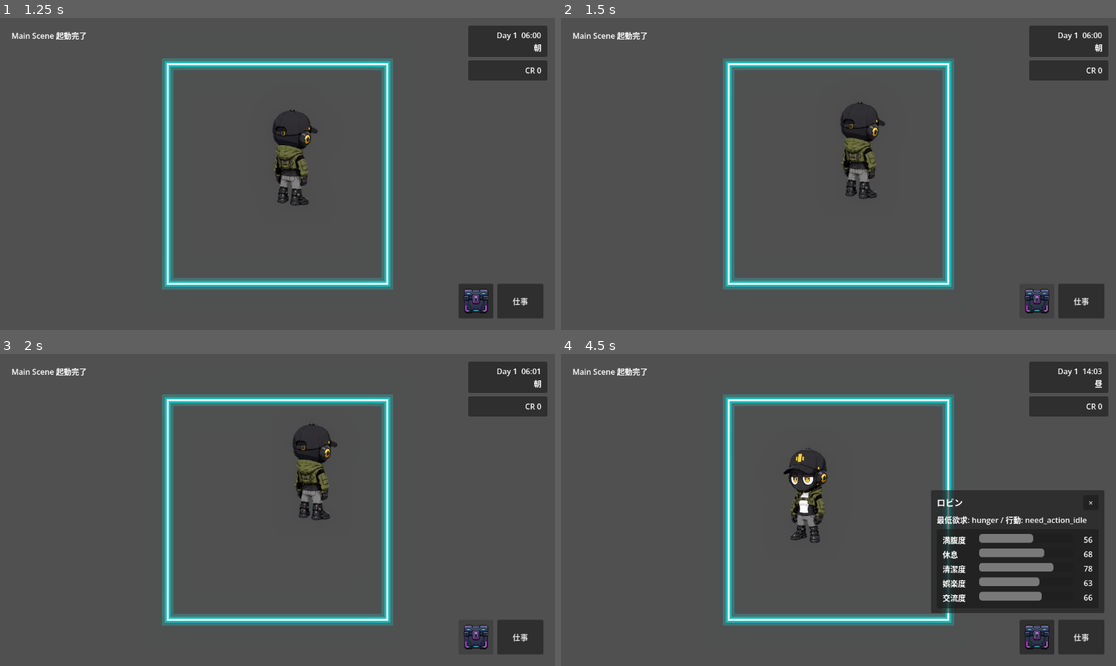
Above: before the commit, frames 1-4 (two rows, left to right).
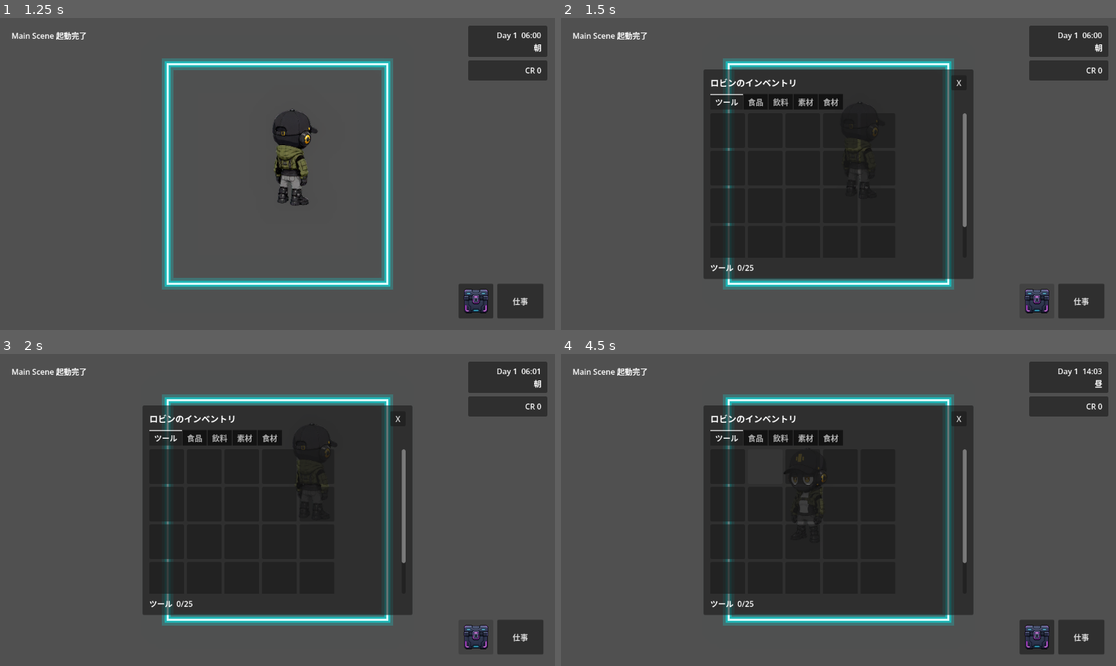
Above: after the commit, the same moments.

Repository: grimoire1089-coder/optimistic
Game: Godot game, scene res://Scenes/Boot/TitleScene.tscn
Two runs of this game, one before a commit and one after it. Both use one fixed random seed, a clock stepped at 60 frames per second and the inputs below.
Inputs (mouse positions are in pixels of both pictures, inside the frame that each line leads up to):
- Up to frame 1 (1.25 s): click "はじめる" at 0.5 s
- Up to frame 2 (1.5 s): click (1038, 301) at 1.25 s
- Up to frame 3 (2 s): no input
- Up to frame 4 (4.5 s): click "仕事" at 2 s; click "仕事001 8時間" at 2.75 s; click (727, 466) at 3.52 s; click (766, 466) at 4.27 s

Frame 1 is identical in both runs. In frame 2, 31% of the frame differs, in the area x 25-75%, y 16-84%; in frame 3, 31%; in frame 4, 38%, in the area x 25-98%, y 16-84%.
Error after the commit: Trying to return an array of type "Array" where expected return type is "Array[Dictionary]". (res://Scripts/Characters/Robin/Modules/RobinInventoryModule.gd:41)

Commit message:
Add Robin inventory UI to main scene

Diff:
--- a/Scenes/Main/MainScene.tscn
+++ b/Scenes/Main/MainScene.tscn
@@ -10,6 +10,7 @@
 [ext_resource type="PackedScene" path="res://Scenes/UI/HUD/WorkCreditButton.tscn" id="7_work_credit_button"]
 [ext_resource type="PackedScene" path="res://Scenes/UI/HUD/WorkMenu.tscn" id="8_work_menu"]
 [ext_resource type="PackedScene" path="res://Scenes/UI/HUD/InventoryButton.tscn" id="9_inventory_button"]
+[ext_resource type="PackedScene" path="res://Scenes/UI/Inventory/RobinInventoryUI.tscn" id="10_inventory_ui"]
 
 [sub_resource type="Environment" id="Environment_ctt6t"]
 glow_enabled = true
@@ -41,6 +42,8 @@
 
 [node name="WorkMenu" parent="CanvasLayer" unique_id=603449311 instance=ExtResource("8_work_menu")]
 
+[node name="InventoryUI" parent="CanvasLayer" instance=ExtResource("10_inventory_ui")]
+
 [node name="InventoryButton" parent="CanvasLayer" instance=ExtResource("9_inventory_button")]
 
 [node name="WorkCreditButton" parent="CanvasLayer" unique_id=44562355 instance=ExtResource("7_work_credit_button")]
